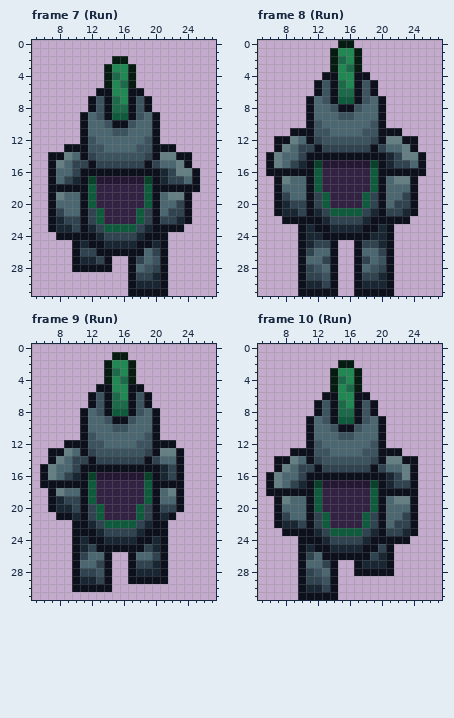
Pixel-art file, stored at Aseprite/Characters/PlayerCharacter_Back_BaseSprite.aseprite. The picture above is the old version.
32x32 pixels, 11 frames. Shown: frame 7 (Run): x 5..27, y 0..31; frame 8 (Run): x 5..27, y 0..31; frame 9 (Run): x 5..27, y 0..31; frame 10 (Run): x 5..27, y 0..31. The commit also changed other frames, which this record leaves out.
New version:
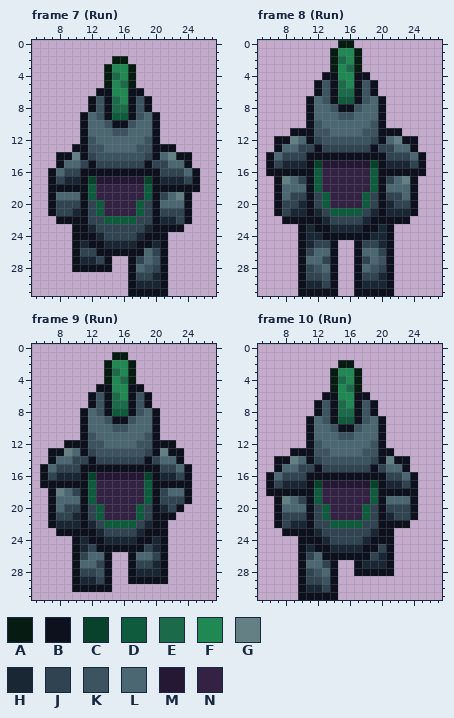
Palette (. is transparent): A #061b11  B #0d111d  C #08422b  D #0e5c3d  E #1b6a4a  F #208853  G #658085  H #192633  J #304351  K #3c5360  L #4b6771  M #251835  N #342245
Change:
Changed rows in their new state; - is an unchanged pixel.
Frame 7 (Run):
first column x 7:
13 --.---------------
14 .-BG----------L---
15 .B-L----------J-L-
16 --J-----------J-JL
17 -JH------------HHJ
19 -L------------JL--
20 -JJJ-JD----DJ---L-
21 --JH----------J---
22 .BBB--JDDDDJ--HHJ-
23 ...B---JJJJ-------
24 -..---------------
Frame 8 (Run):
first column x 7:
12 --------------L---
13 -L------------J-L-
14 LJJ-----------J-JL
15 JHH------------HHJ
17 ---J----------JL--
19 -LJJ----------JJL-
20 -J-H----------H---
21 -J-H----------HH--
Frame 9 (Run):
first column x 7:
13 ---------------B--
14 -L----------------
15 LJJ-----------J-LB
16 JHH------------HJB
17 -----------------B
18 ---J----------JLLB
19 -LLL----------JJJB
20 -LJ-----------H---
21 BJJ-----------B---
22 BHHH--------------
23 -BB---------------
Frame 10 (Run):
first column x 7:
13 ---------------.--
14 ---------------B-.
15 -L--------------B.
16 LJJ-----------J-L-
17 JHH------------H--
19 ---J-----------LL-
20 -----JD----DJ-JJJ-
21 --JJ----------HJ--
22 -J-H--JDDDDJ--BBB.
23 -------JJJJ---B...
24 ---------------..-
Where, in picture pixels (left, top, right, bottom), the same in both pictures:
changed: (48, 144, 192, 240)
changed: (386, 136, 418, 216)
changed: (274, 144, 306, 216)
changed: (160, 448, 192, 520)
changed: (48, 456, 80, 536)
changed: (274, 448, 418, 544)
